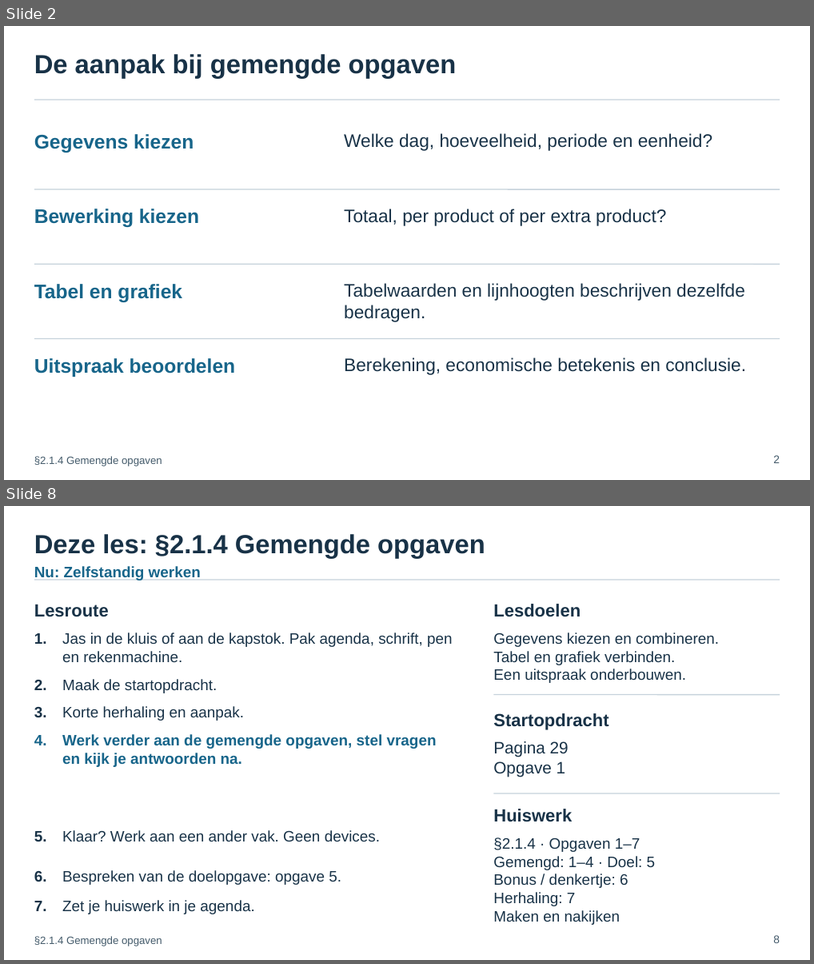
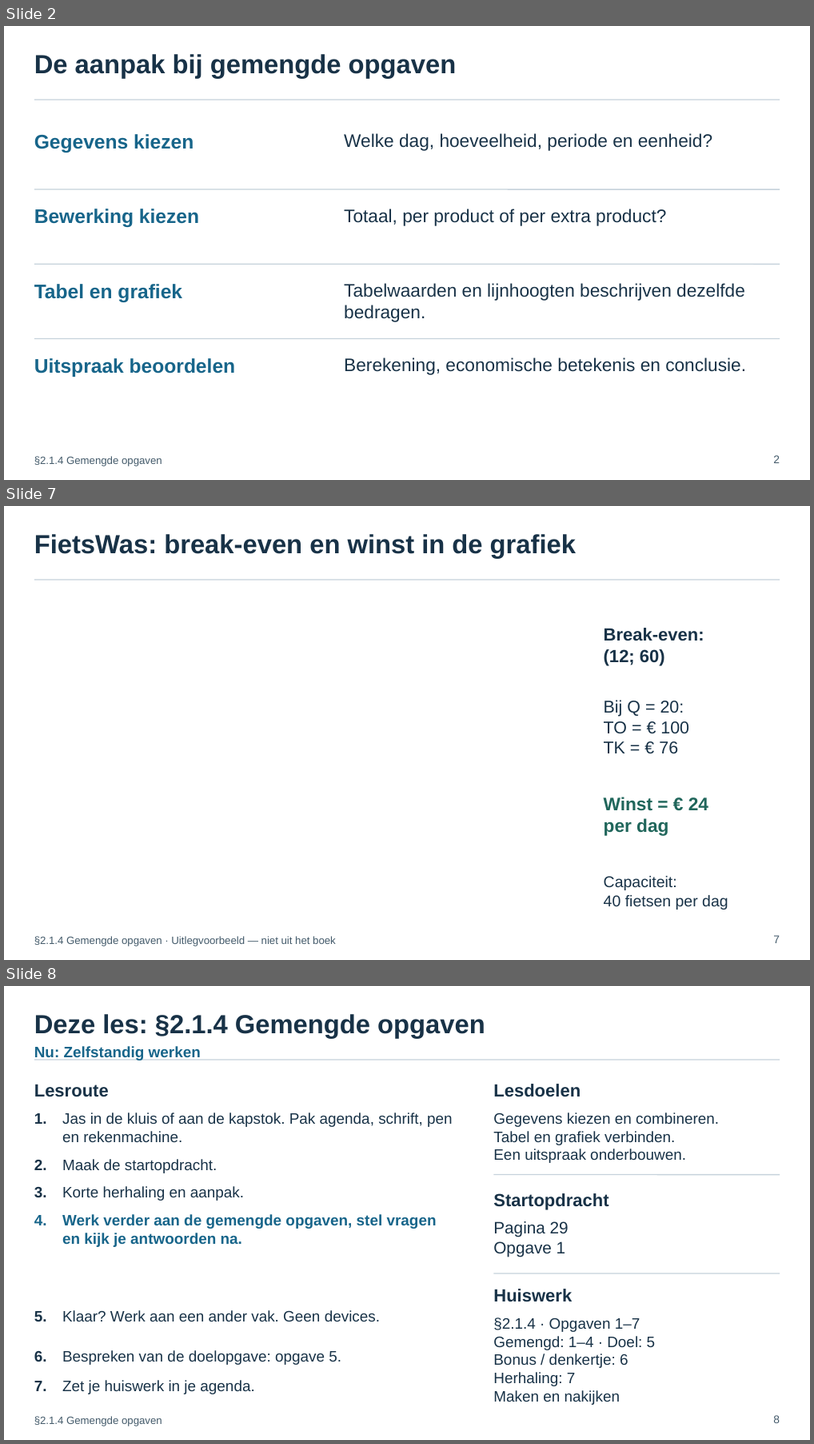
Before and after one commit to meijer1973/4veco-lessen, a slide deck: Boek 2 - Kosten, opbrengsten, elasticiteit en surplus/edities/chat-2026/bronnen/H1/paragrafen/2.1.4 Gemengde opgaven/2.1.4 Gemengde opgaven – presentatie.pptx. Shown one above the other, each under a label of ours: slides 2 and 8 before the commit, slides 2, 7 and 8 after it; the slides between them are not shown. The pictures are 814x964 and 814x1444 pixels, drawn with LibreOffice and Linux fonts; fonts in the diff are those of the drawing. Boxes give left, top, right and bottom in pixels: in the first picture for what was removed or moved away, otherwise in the second. Text is boxed around its words. In the diff, an @@ line names an element or a change of style, - is before the commit and + after.

Commit message:
Use the separate FietsWas example before independent practice

```diff
--- a/Boek 2 - Kosten, opbrengsten, elasticiteit en surplus/edities/chat-2026/bronnen/H1/paragrafen/2.1.4 Gemengde opgaven/2.1.4 Gemengde opgaven – presentatie.pptx
+++ b/Boek 2 - Kosten, opbrengsten, elasticiteit en surplus/edities/chat-2026/bronnen/H1/paragrafen/2.1.4 Gemengde opgaven/2.1.4 Gemengde opgaven – presentatie.pptx
@@ slide 7 added at bbox=[4, 506, 810, 960], background #FFFFFF @@
@@ text added at bbox=[34, 534, 576, 559], 39 pt, text #183247, bold @@
+FietsWas: break-even en winst in de grafiek
@@ line added from (34, 580) to (780, 580), #C6D2DB 1.5 pt @@
@@ text added at bbox=[604, 628, 705, 666], 26.2 pt, text #183247, bold @@
+Break-even:
+(12; 60)
@@ text added at bbox=[604, 700, 690, 754], 25.5 pt, text #183247 @@
+Bij Q = 20:
+TO = € 100
+TK = € 76
@@ text added at bbox=[604, 796, 709, 836], 27 pt, text #20665B, bold @@
+Winst = € 24
+per dag
@@ text added at bbox=[604, 876, 729, 909], 23.2 pt, text #183247 @@
+Capaciteit:
+40 fietsen per dag
@@ text added at bbox=[34, 936, 336, 946], 15.8 pt, text #445B6B @@
+§2.1.4 Gemengde opgaven · Uitlegvoorbeeld — niet uit het boek
@@ text added at bbox=[774, 935, 780, 943], 16.5 pt, text #445B6B @@
+7
```
Also in this commit, not shown: 4 slides changed, 1 slide removed, 2 other files.
